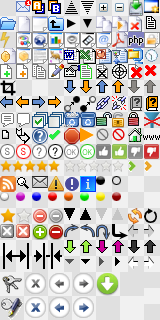
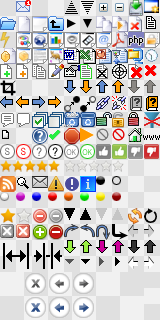
Revision of a layered 160 x 320 image; what changed, layer by layer:
removed layer "switch to admin" over [32, 0, 45, 14]
removed layer "switch to blog" over [48, 0, 61, 14]
removed layer "parent_childto_arrow" over [16, 128, 30, 144]
hid "login" over [2, 275, 22, 294]
hid "register" over [1, 298, 23, 320]
hid "arrow-btn-green" over [144, 161, 152, 172]
hid "arrow-btn-orange" over [128, 161, 136, 172]
removed layer "arrow-down-green" over [97, 273, 118, 294]
